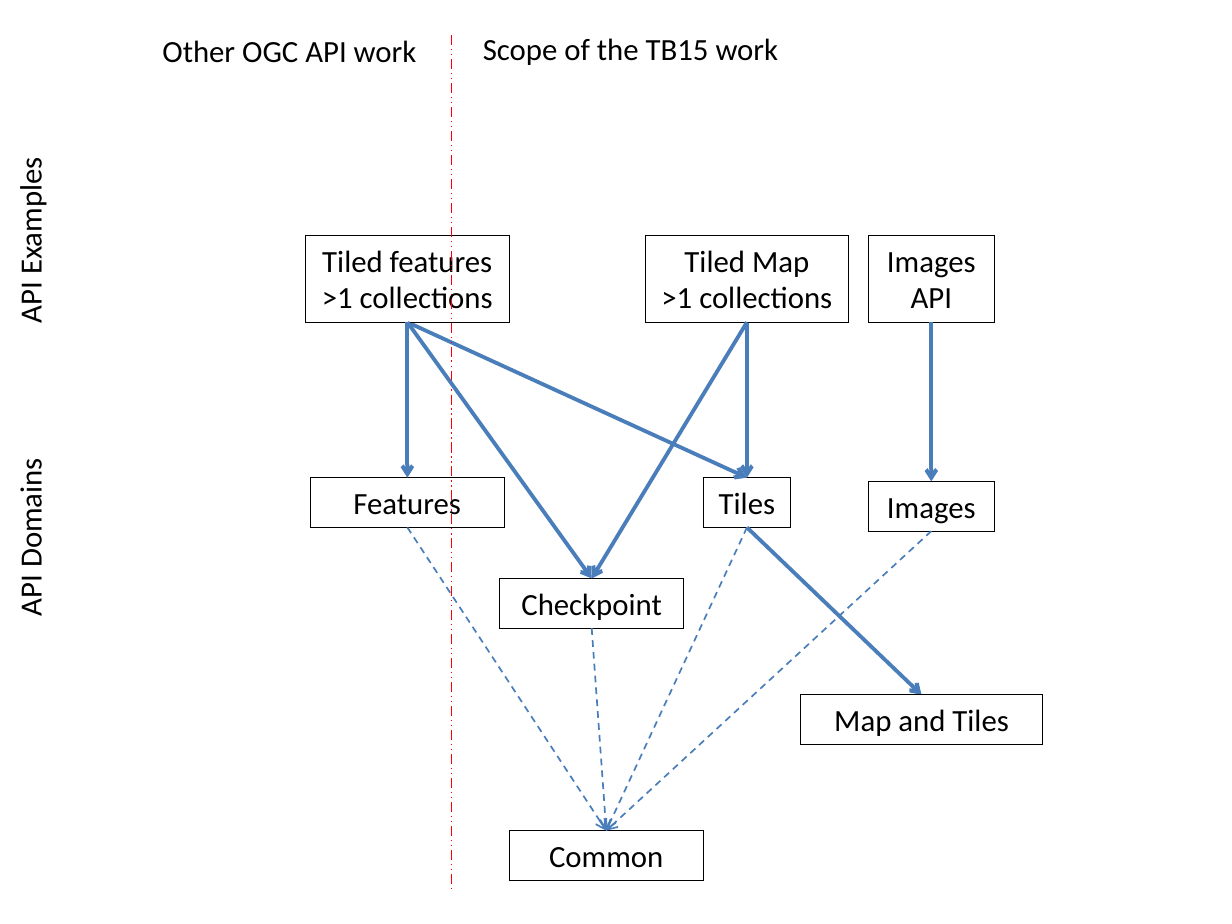
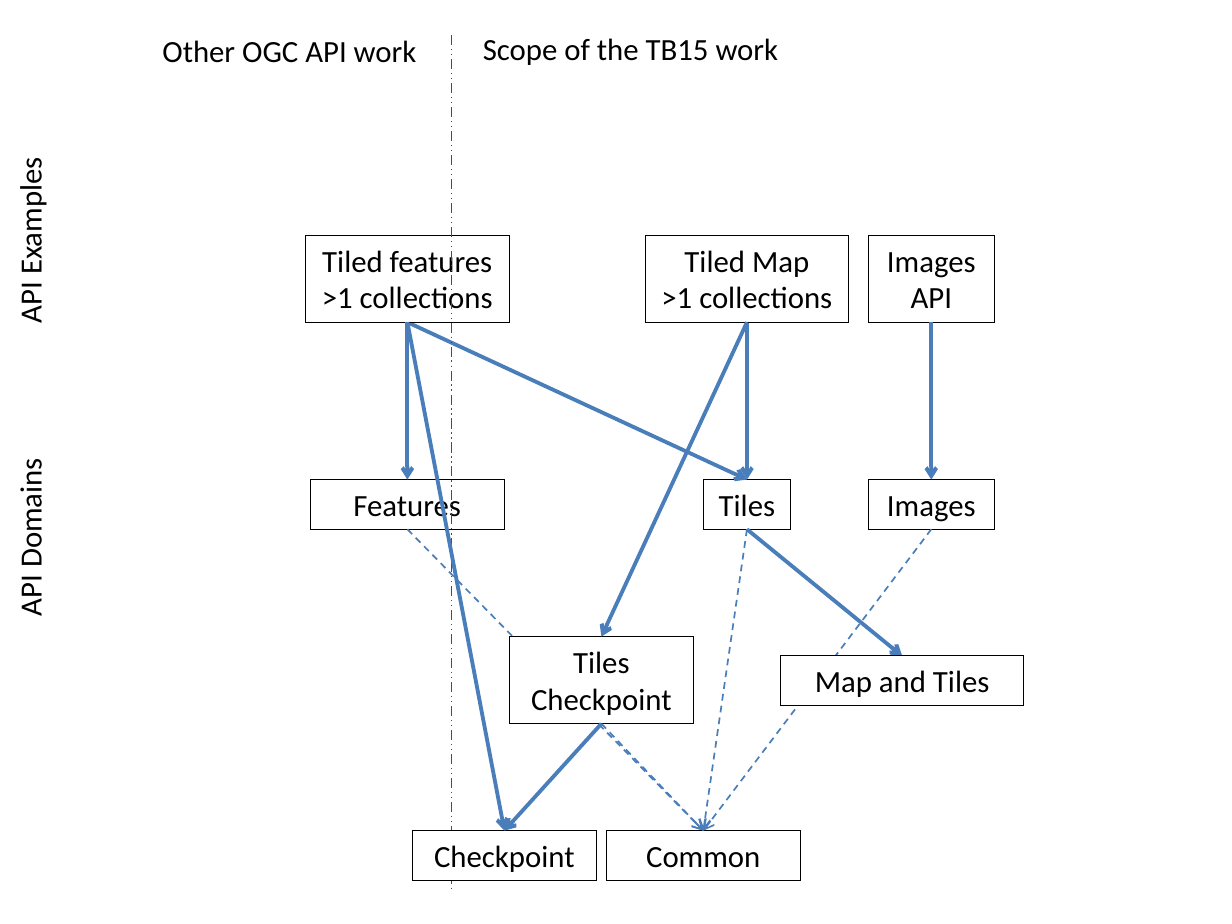
Before and after one commit to opengeospatial/ogcapi-maps, a slide deck: slide 2 of standard/images/diagrams.pptx. Drawn at 1232x924 pixels with LibreOffice and Linux fonts; fonts in the diff are those of the drawing. Boxes give left, top, right and bottom in pixels: in the first picture for what was removed or moved away, otherwise in the second. Text is boxed around its words. In the diff, an @@ line names an element or a change of style, - is before the commit and + after.

Commit message:
Checkpoint extension completed

```diff
--- a/standard/images/diagrams.pptx
+++ b/standard/images/diagrams.pptx
@@ arrow moved from (408, 323) - (591, 578) to (408, 323) - (504, 830) @@
@@ arrow moved from (747, 323) - (591, 578) to (747, 323) - (601, 637) @@
@@ arrow moved from (408, 527) - (606, 830) to (408, 530) - (703, 830) @@
@@ arrow moved from (931, 531) - (606, 830) to (931, 530) - (703, 830) @@
@@ arrow moved from (747, 527) - (606, 830) to (747, 530) - (703, 830) @@
@@ arrow moved from (747, 527) - (922, 695) to (747, 530) - (902, 655) @@
@@ rectangle "Tiles Checkpoint": place and size @@
-rectangle "Tiles Checkpoint" at [500, 578, 685, 627]
+rectangle "Tiles Checkpoint" at [509, 637, 694, 724]
@@ text in rectangle at [531, 651, 671, 715]: text changed @@
-Checkpoint
+Tiles Checkpoint
@@ rectangle "Map and Tiles": place and size @@
-rectangle "Map and Tiles" at [801, 695, 1044, 744]
+rectangle "Map and Tiles" at [781, 655, 1024, 705]
@@ arrow added from (601, 723) to (504, 830), #4B7EBC 2.25 pt @@
@@ arrow moved from (591, 628) - (606, 830) to (601, 723) - (703, 830) @@
@@ rectangle added at [413, 830, 598, 880], fill #FFFFFF, outline #000000 0.75 pt, 18 pt, text #000000 @@
+Checkpoint
@@ rectangle "Common": place and size @@
-rectangle "Common" at [509, 830, 702, 880]
+rectangle "Common" at [606, 830, 800, 880]
```
Also in this commit, not shown: 1 other slide changed, 34 other files.
